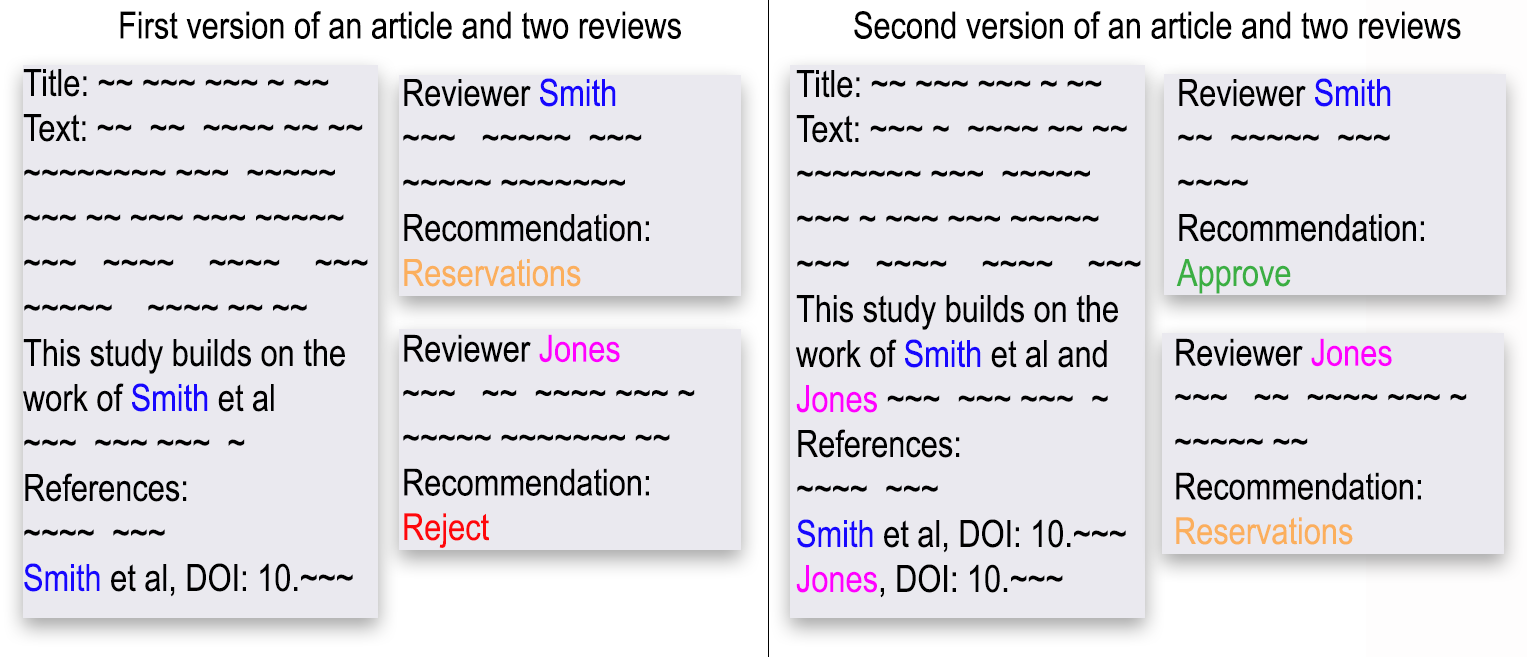
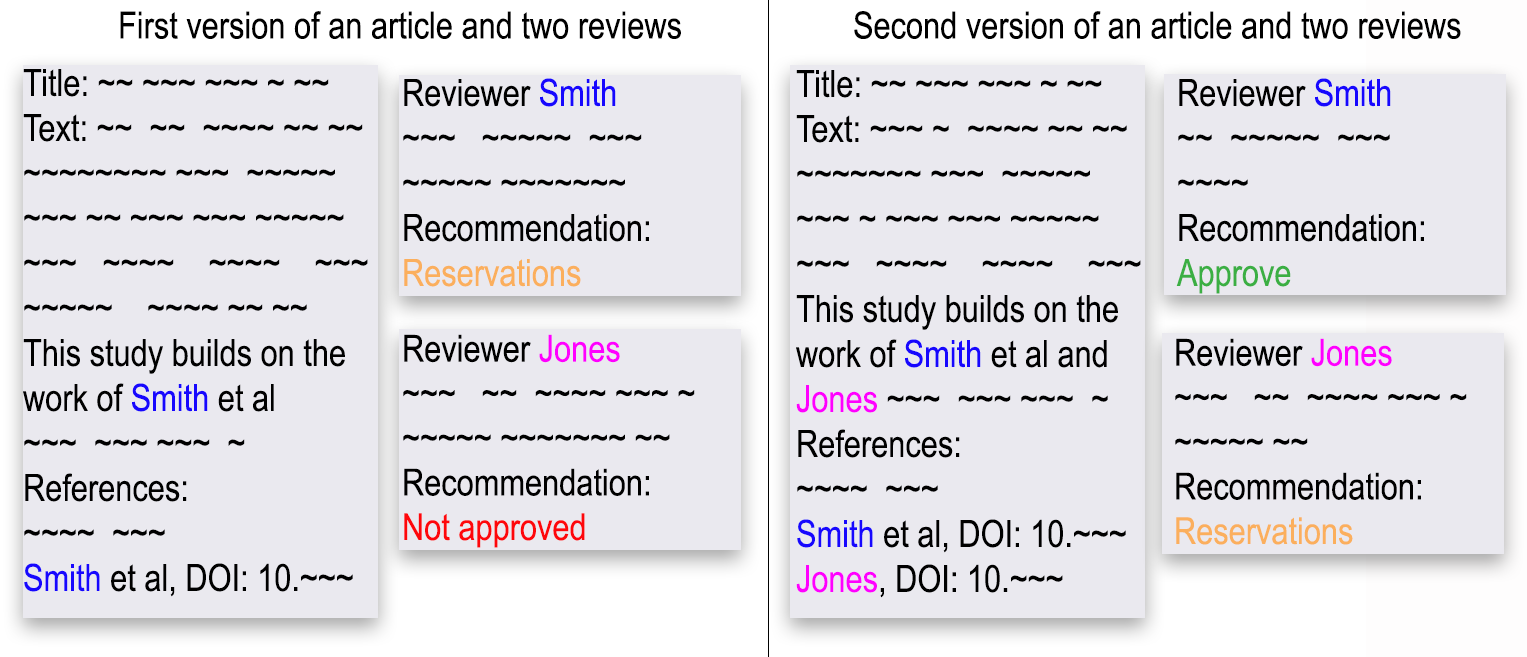
Revision of a layered 1527 x 657 image; what changed, layer by layer:
painted on "jones number 1" over [407, 513, 585, 548]
